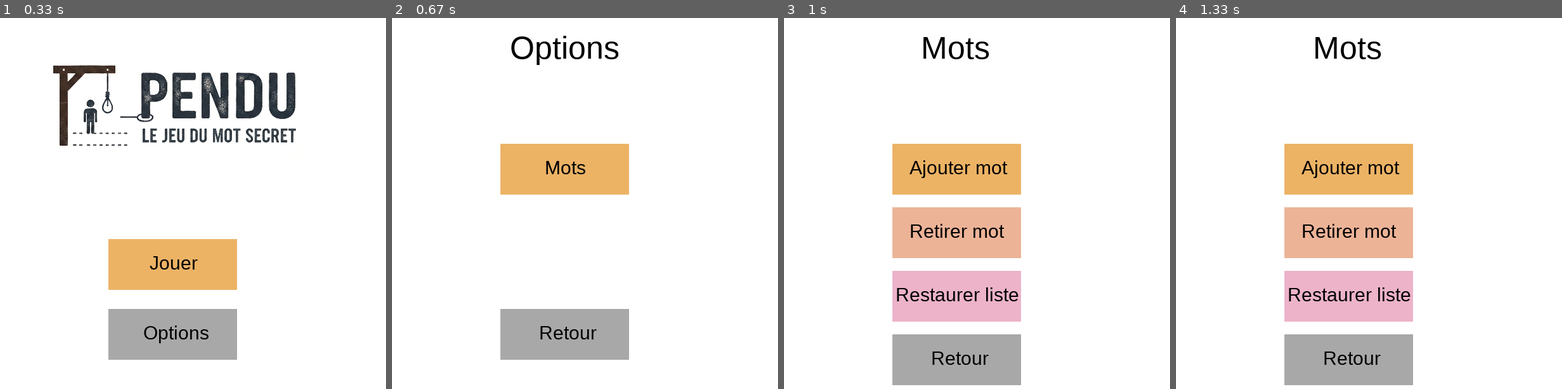
Above: before the commit, frames 1-4 (left to right).
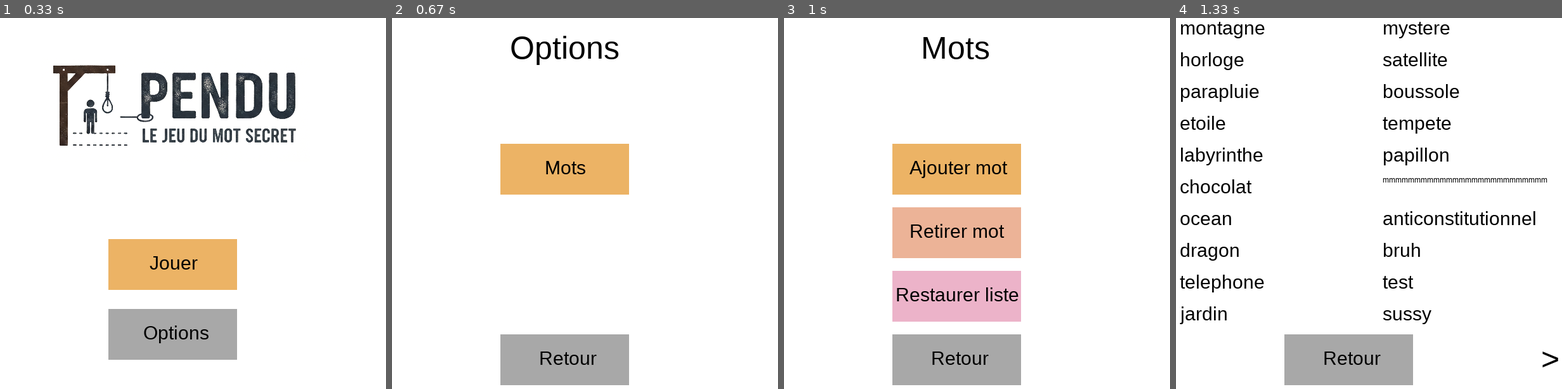
Above: after the commit, the same moments.

Repository: nicolas-riera/pendu
Game: pygame game, started from main.py
Same seed, same stepped clock (60 frames per second), same inputs: the game is played once before the commit and once after it.
Inputs (mouse positions are in pixels of both pictures, inside the frame that each line leads up to):
- Up to frame 1 (0.33 s): no input
- Up to frame 2 (0.67 s): press the mouse at (565, 333) at 0.37 s; move the mouse to (588, 210) at 0.47 s; release the mouse at (612, 84) at 0.6 s
- Up to frame 3 (1 s): press the mouse at (957, 170) at 0.7 s; move the mouse to (949, 233) at 0.8 s; release the mouse at (942, 299) at 0.93 s
- Up to frame 4 (1.33 s): press the mouse at (1349, 233) at 1.03 s; move the mouse to (1365, 162) at 1.13 s; release the mouse at (1384, 88) at 1.27 s

Frame 1 is identical in both runs. In frame 2, 4.8% of the frame differs, in the area x 28-62%, y 78-99%; in frame 3, nothing differs; in frame 4, 19%, in the area x 0-100%, y 1-95%.

Commit message:
feat(remove_word): added word list rendering with overflow management

Diff:
--- a/assets/words.txt
+++ b/assets/words.txt
@@ -15,4 +15,31 @@
 tempete
 papillon
 
---user
+--use
+montagne
+horloge
+parapluie
+etoile
+labyrinthe
+chocolat
+ocean
+dragon
+telephone
+jardin
+mystere
+satellite
+boussole
+tempete
+papillon
+mmmmmmmmmmmmmmmmmmmmmmmmmm
+anticonstitutionnel
+bruh
+test
+sussy
+batterie
+google
+mot
+eeeeeeeeeeeee
+python
+aled
+pygame
--- a/src/options.py
+++ b/src/options.py
@@ -2,10 +2,12 @@
 
 import os
 import pygame
+import math
 
 from src.words_mgt import *
 from src.pygame_events import *
 from src.keyboard_input import *
+from src.render_adaptive_text import *
 
 # Variables
 
@@ -38,10 +40,10 @@
         words_button_text = my_fonts[0].render("Mots", True, (0, 0, 0))
         screen.blit(words_button_text, (365, 320))
 
-        pygame.draw.rect(screen, (168, 168, 168), (295, 560, 203, 80))
-        return_button = pygame.Rect((295, 560, 203, 80))
+        pygame.draw.rect(screen, (168, 168, 168), (295, 600, 203, 80))
+        return_button = pygame.Rect((295, 600, 203, 80))
         return_button_text = my_fonts[0].render("Retour", True, (0, 0, 0))
-        screen.blit(return_button_text, (356, 580))
+        screen.blit(return_button_text, (356, 620))
 
         pygame.display.flip()
         clock.tick(60)
@@ -51,7 +53,7 @@
         if escpressed:
             break
 
-        if words_button.collidepoint(pygame.mouse.get_pos()) or return_button.collidepoint(pygame.mouse.get_pos()):
+        elif words_button.collidepoint(pygame.mouse.get_pos()) or return_button.collidepoint(pygame.mouse.get_pos()):
             if mouseclicked:
                 pygame.mouse.set_cursor(pygame.SYSTEM_CURSOR_ARROW)
                 if words_button.collidepoint(pygame.mouse.get_pos()):
@@ -107,7 +109,7 @@
         if escpressed:
             break
 
-        if reset_popup:
+        elif reset_popup:
             reset_popup = popup(screen, clock, my_fonts, mouseclicked, "La liste a été restaurée.", (150, 315))
 
         else:
@@ -119,8 +121,7 @@
                     elif return_button.collidepoint(pygame.mouse.get_pos()):
                         break
                     elif remove_word_button.collidepoint(pygame.mouse.get_pos()):
-                        pass
-                        #remove_words_menu(screen, clock, my_fonts)
+                        remove_word_menu(screen, clock, my_fonts)
                     elif reset_word_button.collidepoint(pygame.mouse.get_pos()):
                         reset_words()
                         reset_popup = True
@@ -191,7 +192,10 @@
 
         # Logic
 
-        if error_found_popup:
+        if escpressed:
+            break
+
+        elif error_found_popup:
             error_found_popup = popup(screen, clock, my_fonts, mouseclicked, "Le mot existe déjà.", (193, 315))
         elif error_too_short_popup:
             error_too_short_popup= popup(screen, clock, my_fonts, mouseclicked, "Le mot est trop court.", (168, 315))
@@ -234,6 +238,65 @@
         add_word(usr_word)
 
 
+def remove_word_menu(screen, clock, my_fonts):
+
+    words_list = read_words()
+    words_list_current_page = 0
+    words_list_pages = math.ceil(len(words_list) / 20)
+
+    while True:
+
+        # pygame events
+
+        events, mouseclicked, escpressed = pygame_events()
+
+        # Rendering
+
+        screen.fill("white")
+
+        for i in range(words_list_current_page * 20, len(words_list)):
+            if (i-words_list_current_page * 20) < 10:
+                render_adaptive_text(
+            screen=screen,
+            text=words_list[i],
+            x=130,
+            y=100 + 50 * (i-words_list_current_page * 20),
+            max_width=250,
+            font_path=FONT_PATH
+            )
+
+            elif (i-words_list_current_page * 20) < 20:
+                render_adaptive_text(
+            screen=screen,
+            text=words_list[i],
+            x=450,
+            y=100 + 50 * ((i-words_list_current_page * 20)-10),
+            max_width=250,
+            font_path=FONT_PATH
+            )
+
+        if words_list_pages > 1:
+            if words_list_current_page != 0:
+                previous_page_arrow = my_fonts[0].render("<", True, (0, 0, 0))
+                screen.blit(previous_page_arrow, (70, 610))
+            if words_list_current_page != words_list_pages-1:
+                next_page_arrow = my_fonts[1].render(">", True, (0, 0, 0))
+                screen.blit(next_page_arrow, (700, 610))
+
+        pygame.draw.rect(screen, (168, 168, 168), (295, 600, 203, 80))
+        return_button = pygame.Rect((295, 600, 203, 80))
+        return_button_text = my_fonts[0].render("Retour", True, (0, 0, 0))
+        screen.blit(return_button_text, (356, 620))
+
+        pygame.display.flip()
+        clock.tick(60)
+
+        # Logic
+
+        if escpressed:
+            break
+
+
 def popup(screen, clock, my_fonts, mouseclicked, text, text_pos):
 
     # Rendering
--- /dev/null
+++ b/src/render_adaptive_text.py
@@ -0,0 +1,27 @@
+# Libraries
+
+import pygame
+
+# Functions
+
+def render_adaptive_text(
+    screen,
+    text,
+    x,
+    y,
+    max_width,
+    font_path,
+    max_size=30,
+    min_size=12,
+    color=(0, 0, 0)
+):
+    size = max_size
+    font = pygame.font.Font(font_path, size)
+    text_surface = font.render(text, True, color)
+
+    while text_surface.get_width() > max_width and size > min_size:
+        size -= 1
+        font = pygame.font.Font(font_path, size)
+        text_surface = font.render(text, True, color)
+
+    screen.blit(text_surface, (x, y))
